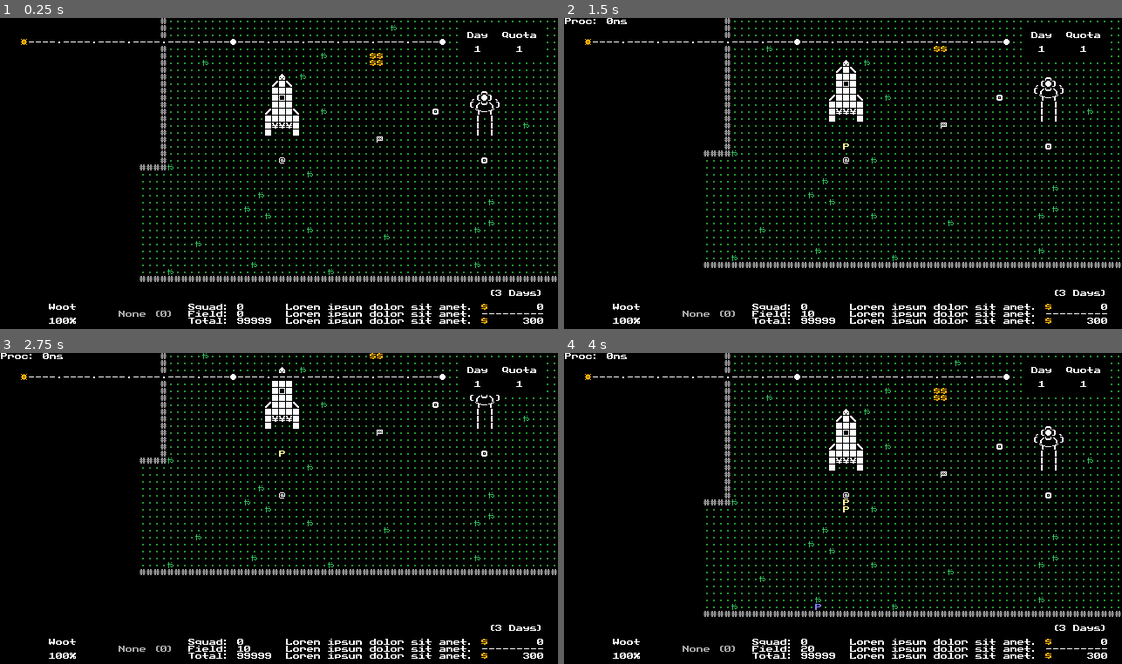
Above: before the commit, frames 1-4 (two rows, left to right).
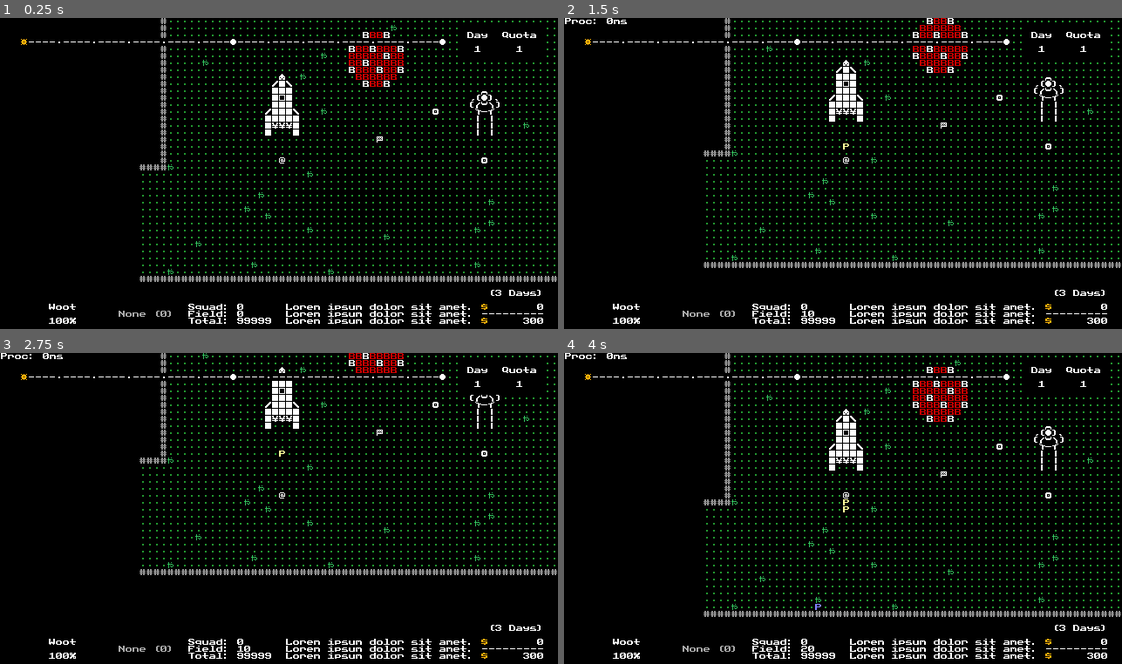
Above: after the commit, the same moments.

Repository: w00tyd00d/Roguemin
Game: Godot game, scene res://prefabs/main.tscn
Two runs of this game, one before a commit and one after it. Both use one fixed random seed, a clock stepped at 60 frames per second and the inputs below.
Inputs (mouse positions are in pixels of both pictures, inside the frame that each line leads up to):
- Up to frame 1 (0.25 s): no input
- Up to frame 2 (1.5 s): tap Enter at 0.5 s; move the mouse to (843, 157) at 0.52 s; hold E (c_cycle_right) 0.53-1.28 s; hold Right mouse button (d_right_click) 0.53-1.28 s; tap F (c_throw) at 0.6 s; click (843, 157) at 0.67 s; tap Space at 1.25 s; move the mouse to (731, 189) at 1.27 s; hold Down (c_down) from 1.28 s (still down); right-click (731, 189) at 1.35 s
- Up to frame 3 (2.75 s): tap F (c_throw) at 1.55 s; move the mouse to (334, 440) at 2.02 s; release Down (c_down) at 2.03 s; hold E (c_cycle_right) from 2.03 s (still down); hold Right mouse button (d_right_click) from 2.03 s (still down); tap A (c_attack) at 2.1 s
- Up to frame 4 (4 s): tap Enter at 2.75 s; move the mouse to (815, 573) at 2.77 s; release E (c_cycle_right) at 2.78 s; release Right mouse button (d_right_click) at 2.78 s; hold Up (c_up) 2.78-3.53 s; tap Z (c_camera) at 2.85 s; click (815, 573) at 2.92 s; tap F (c_throw) at 3.05 s; move the mouse to (1010, 558) at 3.52 s; hold Q (c_cycle_left) from 3.53 s (still down); hold Right mouse button (d_right_click) from 3.53 s (still down); tap D (c_dismiss) at 3.6 s

The runs differ from the first frame. In frame 1, 0.8% of the frame differs, in the area x 62-73%, y 4-23%; in frame 2, 0.7%; in frame 3, 0.4%; in frame 4, 0.8%.

Commit message:
Started adding enemy AI

Diff:
--- a/scripts/entities/enemy.gd
+++ b/scripts/entities/enemy.gd
@@ -4,6 +4,14 @@
 
 enum State { IDLE, CHASE, ATTACK, RETURN, DEAD }
 
+## The distance at which the enemy can see units.
+@export var sight_range : int
+
+## The distance at which the enemy can attack units.
+@export var attack_range : int
+
+## The current state of the enemy.
+var state := State.IDLE
 
 ## The current entity the enemy is targeting
 var target_entity : Entity
@@ -11,10 +19,43 @@
 ## The current tile the enemy is about to attack
 var target_tile : Tile
 
+## The dictionary of units that are currently on top of the entity
+var units := {}
+
 
 @onready var attack_indicator := $AttackIndicator as DualMapLayer
 
 func _ready() -> void:
-    type = Type.Entity.TREASURE
+    type = Type.Entity.ENEMY
 
     attack_indicator.show_behind_parent = true
+
+
+func die() -> void:
+    buck_units()
+    # Change to death frame
+    state = State.DEAD
+
+
+func add_unit(unit: Unit) -> void:
+    units[unit] = true
+
+
+func remove_unit(unit: Unit) -> void:
+    units.erase(unit)
+
+
+func buck_units() -> void:
+    var world := GameState.world
+    var size := units.size()
+    var empty_tiles := world.get_closest_empty_tiles(current_tile, size)
+    var _units = units.keys()
+
+    for i in size:
+        _units[i].move_to(empty_tiles[i])
+
+    units = {}
+
+
+func queue_attack(tile: Tile) -> void:
+    target_tile = tile
--- a/scripts/entities/unit.gd
+++ b/scripts/entities/unit.gd
@@ -37,15 +37,17 @@
         if not path.is_empty():
             GameState.ASTAR_TEST.emit(arr)
 
-
 ## A flag representing if the unit is idle.
 var idle : bool :
     get: return state == State.IDLE
 
-
 ## A flag representing if the unit is in limbo (ie: not in the field).
 var in_limbo : bool :
     get: return grid_position == Vector2i()
+
+## The enemy the unit is current on top of, if at all.
+var riding_enemy : Enemy
+
 
 
 func _ready() -> void:
@@ -181,7 +183,7 @@
                         grab_object(ent)
                         return
 
-    tile = world.get_closest_empty_tile(tile, false)
+    tile = world.get_closest_empty_tile(tile)
     move_to(tile)
     go_idle()
 
@@ -198,6 +200,20 @@
 
 func go_home() -> void:
     state = State.RETURN_HOME
+
+
+func ride_enemy(enemy: Enemy) -> void:
+    if riding_enemy: return
+    enemy.add_unit(self)
+    riding_enemy = enemy
+
+
+func get_off_enemy() -> void:
+    if not riding_enemy: return
+    riding_enemy.remove_unit(self)
+
+    move_to(GameState.world.get_closest_empty_tile(riding_enemy.current_tile))
+    riding_enemy = null
 
 
 func target_entity(ent: MultiTileEntity) -> void:
@@ -235,7 +251,6 @@
 
 
 func do_action() -> bool:
-    var player := GameState.player
     var world := GameState.world
 
     match state:
@@ -243,8 +258,13 @@
             return _do_follow_action()
         State.CARRYING:
             if not held_object:
+                if target.is_latch_position(grid_position):
+                    grab_object(target)
+                    return false
                 return move_towards(target.current_tile)
-
+        State.ATTACKING:
+
+            pass
         State.RETURN_HOME:
             return move_towards(GameState.world.unit_ship_tile)
 
--- a/scripts/states/player_throw.gd
+++ b/scripts/states/player_throw.gd
@@ -41,7 +41,7 @@
                 var tile := world.get_tile(grid_position)
 
                 if not tile.has_entities:
-                    tile = world.get_closest_empty_tile(tile)
+                    tile = world.get_closest_empty_tile(tile, true)
 
                 if tile.type == Type.Tile.VOID and unit.type != Type.Unit.YELLOW:
                     var start := player.grid_position
@@ -52,7 +52,7 @@
                             return true
 
                     var raycast := DDARC.to_grid_position(start, end, cb)
-                    tile = world.get_closest_empty_tile_at(raycast.cell_path[-2], false)
+                    tile = world.get_closest_empty_tile_at(raycast.cell_path[-2])
 
 
                 player.throw_unit(unit, tile)
--- a/scripts/world/unit_container.gd
+++ b/scripts/world/unit_container.gd
@@ -15,3 +15,15 @@
             return unit
 
     return null
+
+
+func get_closest_unit_to(pos: Vector2i) -> Unit:
+    var best := 2**31-1
+    var res: Unit = null
+    for unit: Unit in get_children():
+        if unit.in_limbo: continue
+        var dist := Util.chebyshev_distance(unit.grid_position, pos)
+        if dist < best:
+            res = unit
+            best = dist
+    return res
--- a/scripts/world/world.gd
+++ b/scripts/world/world.gd
@@ -94,10 +94,11 @@
     return tiles[pos.y][pos.x]
 
 
-func get_closest_empty_tile_at(
+func get_closest_empty_tiles_at(
         pos: Vector2i,
+        count: int,
         include_void := true,
-        include_water := true) -> Tile:
+        include_water := true) -> Array[Tile]:
 
     var is_valid := func(tile: Tile):
         if (not tile or
@@ -108,9 +109,11 @@
         return tile.is_empty
 
     var start := get_tile(pos)
-    if not start: return
-
-    if is_valid.call(start): return start
+    if not start: return []
+
+    var res : Array[Tile] = []
+    if is_valid.call(start) and count == 1:
+        return [start]
 
     var _tiles : Array[Tile] = start.get_all_neighbors()
     var hist := {start: true}
@@ -121,22 +124,41 @@
             if hist.has(tile): continue
 
             if is_valid.call(tile):
-                return tile
+                res.append(tile)
+                if res.size() == count:
+                    return res
 
             hist[tile] = true
             new_tiles.append_array(tile.get_all_neighbors())
 
         _tiles = new_tiles
 
-    return null
+    return []
+
+
+func get_closest_empty_tiles(
+        tile: Tile,
+        count: int,
+        include_void := false,
+        include_water := true) -> Array[Tile]:
+
+    return get_closest_empty_tiles_at(tile.grid_position, count, include_void, include_water)
+
+
+func get_closest_empty_tile_at(
+        pos: Vector2i,
+        include_void := false,
+        include_water := true) -> Tile:
+
+    return get_closest_empty_tiles_at(pos, 1, include_void, include_water)[0]
 
 
 func get_closest_empty_tile(
         tile: Tile,
-        include_void := true,
+        include_void := false,
         include_water := true) -> Tile:
 
-    return get_closest_empty_tile_at(tile.grid_position, include_void, include_water)
+    return get_closest_empty_tiles_at(tile.grid_position, 1, include_void, include_water)[0]
 
 
 func set_tile_type(pos: Vector2i, type: Type.Tile) -> void:
--- a/scripts/world/world_factory.gd
+++ b/scripts/world/world_factory.gd
@@ -146,4 +146,4 @@
     # Place Spotty Red enemy at specific location for now
     var pos := world.get_chunk(Vector2i(2,1)).center
 
-    world.spawn_entity(SmallTreasure, pos)
+    world.spawn_entity(SpottyRed, pos)
